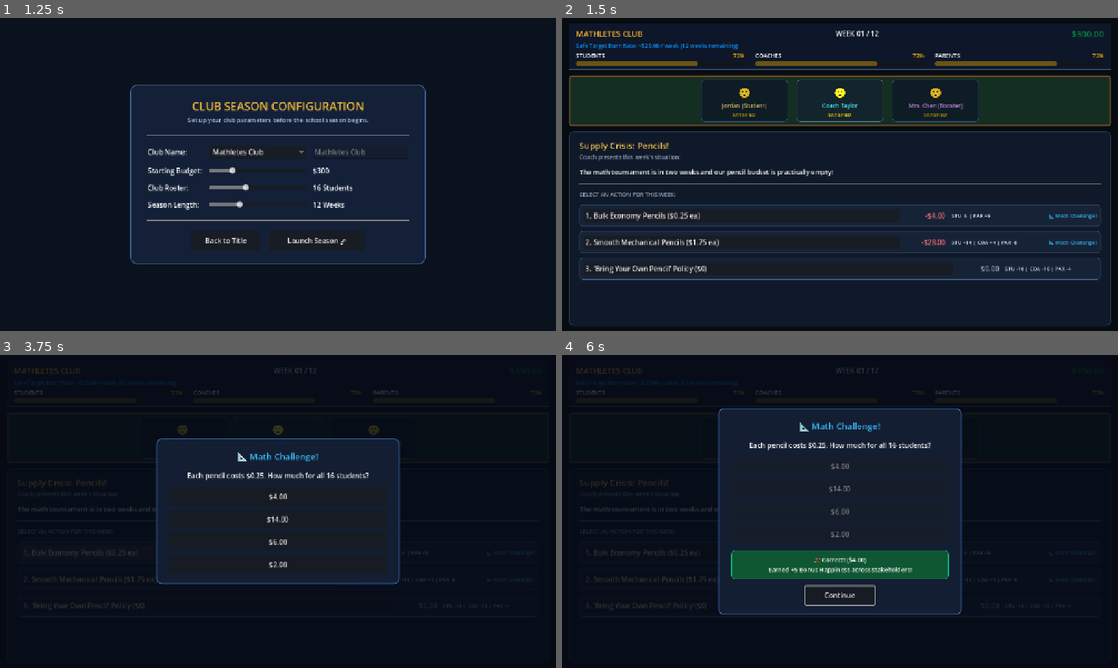
Above: before the commit, frames 1-4 (two rows, left to right).
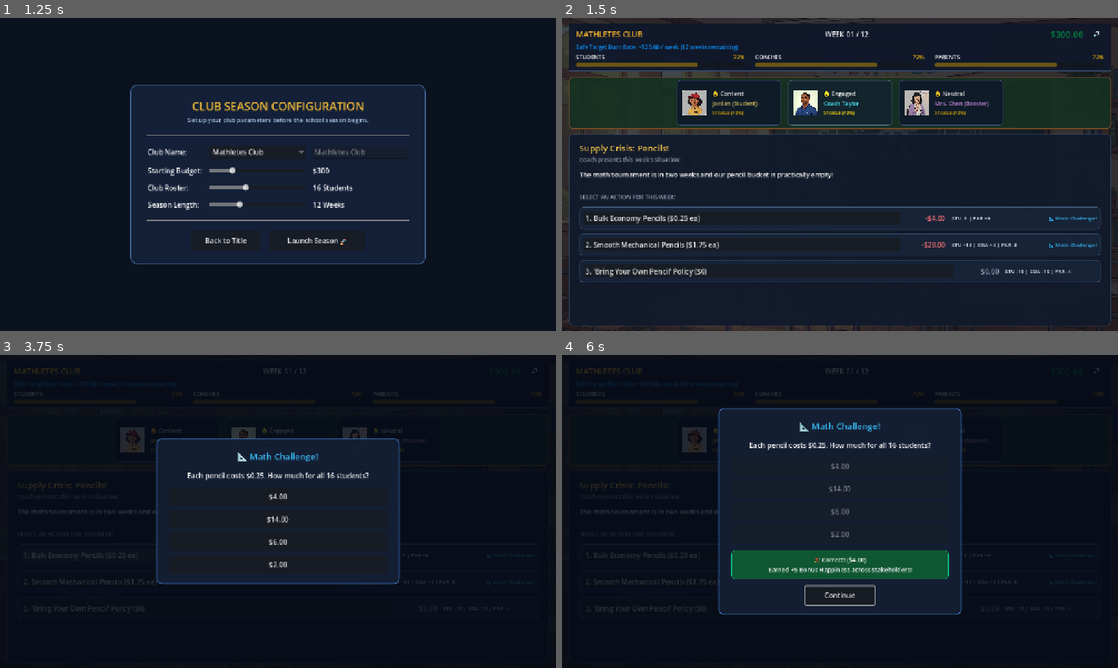
Above: after the commit, the same moments.

Repository: primarykeytech/club-budget-the-game-godot
Game: Godot game, scene res://scenes/main.tscn
Two runs of this game, one before a commit and one after it. Both use one fixed random seed, a clock stepped at 60 frames per second and the inputs below.
Inputs (mouse positions are in pixels of both pictures, inside the frame that each line leads up to):
- Up to frame 1 (1.25 s): click "Start Club Season" at 0.5 s
- Up to frame 2 (1.5 s): click "Launch Season 🚀" at 1.25 s
- Up to frame 3 (3.75 s): click (533, 370) at 2 s, where only the run after the commit has a clickable "🔊"; click (533, 370) at 2.75 s, where only the run after the commit has a clickable "🔇"; click "1. Bulk Economy Pencils ($0.2…" at 3.5 s
- Up to frame 4 (6 s): click "2. Smooth Mechanical Pencils …" at 4.25 s; click "3. 'Bring Your Own Pencil' Po…" at 5 s; click "$4.00" at 5.75 s

Frame 1 is identical in both runs. In frame 2, 20% of the frame differs, in the area x 0-100%, y 0-100%; in frame 3, 1.2%; in frame 4, 0.8%.

Commit message:
feat: complete Phase 3 - character portraits, classroom background, audio manager, and SFX/music assets

Diff:
--- a/project.godot
+++ b/project.godot
@@ -12,6 +12,10 @@
 config/features=PackedStringArray("4.7", "Compatibility")
 run/main_scene="res://scenes/main.tscn"
 
+[autoload]
+
+AudioManager="*res://scripts/audio/audio_manager.gd"
+
 [display]
 
 window/size/viewport_width=1280
--- a/scenes/main.tscn
+++ b/scenes/main.tscn
@@ -1,15 +1,16 @@
-[gd_scene load_steps=12 format=3 uid="uid://b0c8r6q4t2y5m"]
+[gd_scene load_steps=13 format=3 uid="uid://b0c8r6q4t2y5m"]
 
 [ext_resource type="Script" path="res://scripts/ui/game_controller.gd" id="1_controller"]
-[ext_resource type="PackedScene" path="res://scenes/ui/title_screen.tscn" id="2_title"]
-[ext_resource type="PackedScene" path="res://scenes/ui/setup_screen.tscn" id="3_setup"]
-[ext_resource type="PackedScene" path="res://scenes/ui/hud.tscn" id="4_hud"]
-[ext_resource type="PackedScene" path="res://scenes/ui/stage_view.tscn" id="5_stage"]
-[ext_resource type="PackedScene" path="res://scenes/ui/scenario_panel.tscn" id="6_scenario"]
-[ext_resource type="PackedScene" path="res://scenes/ui/modals/math_modal.tscn" id="7_math"]
-[ext_resource type="PackedScene" path="res://scenes/ui/modals/event_modal.tscn" id="8_event"]
-[ext_resource type="PackedScene" path="res://scenes/ui/modals/summary_modal.tscn" id="9_summary"]
-[ext_resource type="PackedScene" path="res://scenes/ui/modals/end_game_modal.tscn" id="10_end"]
+[ext_resource type="Texture2D" path="res://assets/images/backgrounds/classroom_bg.jpg" id="2_bg"]
+[ext_resource type="PackedScene" path="res://scenes/ui/title_screen.tscn" id="3_title"]
+[ext_resource type="PackedScene" path="res://scenes/ui/setup_screen.tscn" id="4_setup"]
+[ext_resource type="PackedScene" path="res://scenes/ui/hud.tscn" id="5_hud"]
+[ext_resource type="PackedScene" path="res://scenes/ui/stage_view.tscn" id="6_stage"]
+[ext_resource type="PackedScene" path="res://scenes/ui/scenario_panel.tscn" id="7_scenario"]
+[ext_resource type="PackedScene" path="res://scenes/ui/modals/math_modal.tscn" id="8_math"]
+[ext_resource type="PackedScene" path="res://scenes/ui/modals/event_modal.tscn" id="9_event"]
+[ext_resource type="PackedScene" path="res://scenes/ui/modals/summary_modal.tscn" id="10_summary"]
+[ext_resource type="PackedScene" path="res://scenes/ui/modals/end_game_modal.tscn" id="11_end"]
 
 [sub_resource type="StyleBoxFlat" id="StyleBoxFlat_main_bg"]
 bg_color = Color(0.027451, 0.0431373, 0.0705882, 1)
@@ -32,10 +33,30 @@
 grow_vertical = 2
 theme_override_styles/panel = SubResource("StyleBoxFlat_main_bg")
 
-[node name="TitleScreen" parent="." instance=ExtResource("2_title")]
+[node name="ClassroomBg" type="TextureRect" parent="."]
+layout_mode = 1
+anchors_preset = 15
+anchor_right = 1.0
+anchor_bottom = 1.0
+grow_horizontal = 2
+grow_vertical = 2
+texture = ExtResource("2_bg")
+expand_mode = 1
+stretch_mode = 6
+
+[node name="DarkOverlay" type="ColorRect" parent="."]
+layout_mode = 1
+anchors_preset = 15
+anchor_right = 1.0
+anchor_bottom = 1.0
+grow_horizontal = 2
+grow_vertical = 2
+color = Color(0.04, 0.07, 0.12, 0.78)
+
+[node name="TitleScreen" parent="." instance=ExtResource("3_title")]
 layout_mode = 1
 
-[node name="SetupScreen" parent="." instance=ExtResource("3_setup")]
+[node name="SetupScreen" parent="." instance=ExtResource("4_setup")]
 visible = false
 layout_mode = 1
 
--- a/scenes/ui/hud.tscn
+++ b/scenes/ui/hud.tscn
@@ -26,6 +26,7 @@
 
 [node name="TopRow" type="HBoxContainer" parent="VBox"]
 layout_mode = 2
+theme_override_constants/separation = 12
 
 [node name="ClubNameLabel" type="Label" parent="VBox/TopRow"]
 layout_mode = 2
@@ -52,6 +53,13 @@
 theme_override_colors/font_color = Color(0.0627451, 0.72549, 0.505882, 1)
 theme_override_font_sizes/font_size = 20
 text = "$300.00"
+
+[node name="MuteButton" type="Button" parent="VBox/TopRow"]
+custom_minimum_size = Vector2(36, 0)
+layout_mode = 2
+tooltip_text = "Toggle Audio Mute (Hotkey: M)"
+text = "🔊"
+flat = true
 
 [node name="BurnRateLabel" type="Label" parent="VBox"]
 layout_mode = 2
--- a/scenes/ui/stage_view.tscn
+++ b/scenes/ui/stage_view.tscn
@@ -1,29 +1,32 @@
-[gd_scene load_steps=4 format=3 uid="uid://dmh5j1h6r2w4q"]
+[gd_scene load_steps=8 format=3 uid="uid://dmh5j1h6r2w4q"]
 
 [ext_resource type="Script" path="res://scripts/ui/stage_view.gd" id="1_stage"]
+[ext_resource type="Texture2D" path="res://assets/images/characters/student_portrait.jpg" id="2_student"]
+[ext_resource type="Texture2D" path="res://assets/images/characters/coach_portrait.jpg" id="3_coach"]
+[ext_resource type="Texture2D" path="res://assets/images/characters/parent_portrait.jpg" id="4_parent"]
 
 [sub_resource type="StyleBoxFlat" id="StyleBoxFlat_stage_bg"]
-content_margin_left = 20.0
-content_margin_top = 10.0
-content_margin_right = 20.0
-content_margin_bottom = 10.0
-bg_color = Color(0.0823529, 0.188235, 0.133333, 0.95)
-border_width_left = 3
-border_width_top = 3
-border_width_right = 3
-border_width_bottom = 3
+content_margin_left = 16.0
+content_margin_top = 8.0
+content_margin_right = 16.0
+content_margin_bottom = 8.0
+bg_color = Color(0.0823529, 0.188235, 0.133333, 0.92)
+border_width_left = 2
+border_width_top = 2
+border_width_right = 2
+border_width_bottom = 2
 border_color = Color(0.439216, 0.286275, 0.14902, 1)
-corner_radius_top_left = 6
-corner_radius_top_right = 6
-corner_radius_bottom_right = 6
-corner_radius_bottom_left = 6
+corner_radius_top_left = 8
+corner_radius_top_right = 8
+corner_radius_bottom_right = 8
+corner_radius_bottom_left = 8
 
 [sub_resource type="StyleBoxFlat" id="StyleBoxFlat_char_card"]
 content_margin_left = 12.0
 content_margin_top = 8.0
 content_margin_right = 12.0
 content_margin_bottom = 8.0
-bg_color = Color(0.0627451, 0.113725, 0.180392, 0.85)
+bg_color = Color(0.0627451, 0.113725, 0.180392, 0.9)
 border_width_left = 1
 border_width_top = 1
 border_width_right = 1
@@ -35,99 +38,129 @@
 corner_radius_bottom_left = 8
 
 [node name="StageView" type="PanelContainer"]
-custom_minimum_size = Vector2(0, 115)
+custom_minimum_size = Vector2(0, 120)
 anchors_preset = 10
 anchor_right = 1.0
-offset_bottom = 115.0
+offset_bottom = 120.0
 grow_horizontal = 2
 theme_override_styles/panel = SubResource("StyleBoxFlat_stage_bg")
 script = ExtResource("1_stage")
 
 [node name="HBox" type="HBoxContainer" parent="."]
 layout_mode = 2
-theme_override_constants/separation = 20
+theme_override_constants/separation = 16
 alignment = 1
 
 [node name="StudentCard" type="PanelContainer" parent="HBox"]
-custom_minimum_size = Vector2(200, 0)
+custom_minimum_size = Vector2(240, 0)
 layout_mode = 2
 theme_override_styles/panel = SubResource("StyleBoxFlat_char_card")
 
-[node name="VBox" type="VBoxContainer" parent="HBox/StudentCard"]
+[node name="Content" type="HBoxContainer" parent="HBox/StudentCard"]
 layout_mode = 2
+theme_override_constants/separation = 12
+
+[node name="Portrait" type="TextureRect" parent="HBox/StudentCard/Content"]
+custom_minimum_size = Vector2(58, 58)
+layout_mode = 2
+size_flags_vertical = 4
+texture = ExtResource("2_student")
+expand_mode = 1
+stretch_mode = 5
+
+[node name="VBox" type="VBoxContainer" parent="HBox/StudentCard/Content"]
+layout_mode = 2
+size_flags_horizontal = 3
 alignment = 1
 
-[node name="AvatarLabel" type="Label" parent="HBox/StudentCard/VBox"]
+[node name="AvatarLabel" type="Label" parent="HBox/StudentCard/Content/VBox"]
 layout_mode = 2
-theme_override_font_sizes/font_size = 28
-text = "🧢"
-horizontal_alignment = 1
+theme_override_font_sizes/font_size = 14
+text = "😃 Thrilled"
 
-[node name="NameLabel" type="Label" parent="HBox/StudentCard/VBox"]
+[node name="NameLabel" type="Label" parent="HBox/StudentCard/Content/VBox"]
 layout_mode = 2
 theme_override_colors/font_color = Color(0.960784, 0.843137, 0.423529, 1)
 theme_override_font_sizes/font_size = 13
 text = "Jordan (Student)"
-horizontal_alignment = 1
 
-[node name="MoodLabel" type="Label" parent="HBox/StudentCard/VBox"]
+[node name="MoodLabel" type="Label" parent="HBox/StudentCard/Content/VBox"]
 layout_mode = 2
 theme_override_font_sizes/font_size = 11
 text = "SATISFIED"
-horizontal_alignment = 1
 
 [node name="CoachCard" type="PanelContainer" parent="HBox"]
-custom_minimum_size = Vector2(200, 0)
+custom_minimum_size = Vector2(240, 0)
 layout_mode = 2
 theme_override_styles/panel = SubResource("StyleBoxFlat_char_card")
 
-[node name="VBox" type="VBoxContainer" parent="HBox/CoachCard"]
+[node name="Content" type="HBoxContainer" parent="HBox/CoachCard"]
 layout_mode = 2
+theme_override_constants/separation = 12
+
+[node name="Portrait" type="TextureRect" parent="HBox/CoachCard/Content"]
+custom_minimum_size = Vector2(58, 58)
+layout_mode = 2
+size_flags_vertical = 4
+texture = ExtResource("3_coach")
+expand_mode = 1
+stretch_mode = 5
+
+[node name="VBox" type="VBoxContainer" parent="HBox/CoachCard/Content"]
+layout_mode = 2
+size_flags_horizontal = 3
 alignment = 1
 
-[node name="AvatarLabel" type="Label" parent="HBox/CoachCard/VBox"]
+[node name="AvatarLabel" type="Label" parent="HBox/CoachCard/Content/VBox"]
 layout_mode = 2
-theme_override_font_sizes/font_size = 28
-text = "👓"
-horizontal_alignment = 1
+theme_override_font_sizes/font_size = 14
+text = "😄 Confident"
 
-[node name="NameLabel" type="Label" parent="HBox/CoachCard/VBox"]
+[node name="NameLabel" type="Label" parent="HBox/CoachCard/Content/VBox"]
 layout_mode = 2
 theme_override_colors/font_color = Color(0.25098, 0.74902, 0.94902, 1)
 theme_override_font_sizes/font_size = 13
 text = "Coach Taylor"
-horizontal_alignment = 1
 
-[node name="MoodLabel" type="Label" parent="HBox/CoachCard/VBox"]
+[node name="MoodLabel" type="Label" parent="HBox/CoachCard/Content/VBox"]
 layout_mode = 2
 theme_override_font_sizes/font_size = 11
 text = "SATISFIED"
-horizontal_alignment = 1
 
 [node name="ParentCard" type="PanelContainer" parent="HBox"]
-custom_minimum_size = Vector2(200, 0)
+custom_minimum_size = Vector2(240, 0)
 layout_mode = 2
 theme_override_styles/panel = SubResource("StyleBoxFlat_char_card")
 
-[node name="VBox" type="VBoxContainer" parent="HBox/ParentCard"]
+[node name="Content" type="HBoxContainer" parent="HBox/ParentCard"]
 layout_mode = 2
+theme_override_constants/separation = 12
+
+[node name="Portrait" type="TextureRect" parent="HBox/ParentCard/Content"]
+custom_minimum_size = Vector2(58, 58)
+layout_mode = 2
+size_flags_vertical = 4
+texture = ExtResource("4_parent")
+expand_mode = 1
+stretch_mode = 5
+
+[node name="VBox" type="VBoxContainer" parent="HBox/ParentCard/Content"]
+layout_mode = 2
+size_flags_horizontal = 3
 alignment = 1
 
-[node name="AvatarLabel" type="Label" parent="HBox/ParentCard/VBox"]
+[node name="AvatarLabel" type="Label" parent="HBox/ParentCard/Content/VBox"]
 layout_mode = 2
-theme_override_font_sizes/font_size = 28
-text = "☕"
-horizontal_alignment = 1
+theme_override_font_sizes/font_size = 14
+text = "😊 Supportive"
 
-[node name="NameLabel" type="Label" parent="HBox/ParentCard/VBox"]
+[node name="NameLabel" type="Label" parent="HBox/ParentCard/Content/VBox"]
 layout_mode = 2
 theme_override_colors/font_color = Color(0.85098, 0.580392, 0.94902, 1)
 theme_override_font_sizes/font_size = 13
 text = "Mrs. Chen (Booster)"
-horizontal_alignment = 1
 
-[node name="MoodLabel" type="Label" parent="HBox/ParentCard/VBox"]
+[node name="MoodLabel" type="Label" parent="HBox/ParentCard/Content/VBox"]
 layout_mode = 2
 theme_override_font_sizes/font_size = 11
 text = "SATISFIED"
-horizontal_alignment = 1
--- /dev/null
+++ b/scripts/audio/audio_manager.gd
@@ -0,0 +1,75 @@
+extends Node
+
+signal mute_toggled(is_muted: bool)
+
+var sfx_streams := {
+	"select": preload("res://assets/audio/sfx/select.wav"),
+	"confirm": preload("res://assets/audio/sfx/confirm.wav"),
+	"cash": preload("res://assets/audio/sfx/cash.wav"),
+	"alarm": preload("res://assets/audio/sfx/alarm.wav"),
+	"correct": preload("res://assets/audio/sfx/correct.wav"),
+	"game_over": preload("res://assets/audio/sfx/game_over.wav"),
+	"victory": preload("res://assets/audio/sfx/victory.wav"),
+}
+
+var music_stream: AudioStream = preload("res://assets/audio/music/theme_music.wav")
+
+var sfx_player: AudioStreamPlayer
+var music_player: AudioStreamPlayer
+var is_muted: bool = false
+
+func _ready() -> void:
+	sfx_player = AudioStreamPlayer.new()
+	sfx_player.bus = "Master"
+	add_child(sfx_player)
+
+	music_player = AudioStreamPlayer.new()
+	music_player.bus = "Master"
+	music_player.stream = music_stream
+	# Enable loop on music if supported
+	if music_stream is AudioStreamWAV:
+		(music_stream as AudioStreamWAV).loop_mode = AudioStreamWAV.LOOP_FORWARD
+	add_child(music_player)
+
+	# Auto-start cozy music
+	play_music()
+
+func play_sfx(sound_name: String) -> void:
+	if is_muted:
+		return
+	if sfx_streams.has(sound_name):
+		# Create a short-lived one-shot player for polyphonic overlapping sounds
+		var player := AudioStreamPlayer.new()
+		player.stream = sfx_streams[sound_name]
+		player.bus = "Master"
+		add_child(player)
+		player.finished.connect(player.queue_free)
+		player.play()
+
+func play_music() -> void:
+	if is_muted:
+		return
+	if not music_player.playing:
+		music_player.play()
+
+func stop_music() -> void:
+	music_player.stop()
+
+func toggle_mute() -> bool:
+	set_muted(not is_muted)
+	return is_muted
+
+func set_muted(mute: bool) -> void:
+	is_muted = mute
+	AudioServer.set_bus_mute(AudioServer.get_bus_index("Master"), is_muted)
+	if is_muted:
+		music_player.stop()
+	else:
+		music_player.play()
+	mute_toggled.emit(is_muted)
+
+func _unhandled_input(event: InputEvent) -> void:
+	if event is InputEventKey and event.pressed and not event.echo:
+		if event.keycode == KEY_M:
+			toggle_mute()
+			get_viewport().set_input_as_handled()
--- a/scripts/ui/game_controller.gd
+++ b/scripts/ui/game_controller.gd
@@ -20,7 +20,6 @@
 var pending_choice: Choice = null
 
 func _ready() -> void:
-
 	title_screen.start_pressed.connect(_on_title_start)
 	setup_screen.setup_confirmed.connect(_on_setup_confirmed)
 	setup_screen.back_pressed.connect(_on_setup_back)
@@ -33,6 +32,10 @@
 
 	_show_title()
 
+func _play_sfx(sound_name: String) -> void:
+	if has_node("/root/AudioManager"):
+		get_node("/root/AudioManager").play_sfx(sound_name)
+
 func _show_title() -> void:
 	title_screen.visible = true
 	setup_screen.visible = false
@@ -40,13 +43,16 @@
 	_hide_all_modals()
 
 func _on_title_start() -> void:
+	_play_sfx("confirm")
 	title_screen.visible = false
 	setup_screen.visible = true
 
 func _on_setup_back() -> void:
+	_play_sfx("select")
 	_show_title()
 
 func _on_setup_confirmed(club_name: String, budget: float, students: int, weeks: int) -> void:
+	_play_sfx("confirm")
 	state = ClubState.new(club_name, budget, students, weeks, 72.0)
 	scenario_mgr.start_season(weeks, true)
 
@@ -63,12 +69,14 @@
 	# Check for random unexpected event (weeks 3, 6, 9...)
 	var event: GameEvent = scenario_mgr.get_event_if_triggered(state.current_week, state)
 	if event != null:
+		_play_sfx("alarm")
 		var outcome := state.apply_event(event)
 		hud.update_hud(state)
 		stage_view.update_stage("Coach", state.happiness)
 
 		var loss_check := state.check_immediate_loss()
 		if loss_check["lost"]:
+			_play_sfx("game_over")
 			end_game_modal.open_game_over(loss_check["reason"], state)
 			return
 
@@ -77,6 +85,7 @@
 		_load_scenario()
 
 func _on_event_dismissed() -> void:
+	_play_sfx("select")
 	_load_scenario()
 
 func _load_scenario() -> void:
@@ -89,6 +98,7 @@
 	if current_scenario == null or index >= current_scenario.choices.size():
 		return
 
+	_play_sfx("select")
 	pending_choice = current_scenario.choices[index]
 
 	if pending_choice.math_challenge != null:
@@ -97,6 +107,10 @@
 		_resolve_choice(null)
 
 func _on_math_resolved(was_correct: bool) -> void:
+	if was_correct:
+		_play_sfx("correct")
+	else:
+		_play_sfx("alarm")
 	_resolve_choice(was_correct)
 
 func _resolve_choice(math_correct: Variant) -> void:
@@ -104,36 +118,47 @@
 		return
 
 	var outcome := state.apply_choice(pending_choice, math_correct)
+	var net_cash: float = float(outcome["net_cash"])
+	if net_cash > 0.0:
+		_play_sfx("cash")
+	elif net_cash < 0.0:
+		_play_sfx("select")
+
 	hud.update_hud(state)
 	stage_view.update_stage(pending_choice.reaction, state.happiness)
 
 	var loss_check := state.check_immediate_loss()
 	if loss_check["lost"]:
+		_play_sfx("game_over")
 		end_game_modal.open_game_over(loss_check["reason"], state)
 		return
 
 	summary_modal.open_summary(
 		pending_choice.reaction,
-		float(outcome["net_cash"]),
+		net_cash,
 		outcome["effects"],
 		state.budget
 	)
 
 func _on_summary_dismissed() -> void:
+	_play_sfx("select")
 	state.advance_week()
 
 	# Check victory or season completion
 	if state.is_season_finished():
 		var vic_check := state.check_victory()
 		if vic_check["won"]:
+			_play_sfx("victory")
 			end_game_modal.open_victory(vic_check["message"], state)
 		else:
+			_play_sfx("game_over")
 			end_game_modal.open_game_over(vic_check["message"], state)
 		return
 
 	_start_current_week()
 
 func _on_restart_requested() -> void:
+	_play_sfx("confirm")
 	_hide_all_modals()
 	gameplay_view.visible = false
 	setup_screen.visible = true
--- a/scripts/ui/hud.gd
+++ b/scripts/ui/hud.gd
@@ -4,6 +4,7 @@
 @onready var club_name_label: Label = $VBox/TopRow/ClubNameLabel
 @onready var week_label: Label = $VBox/TopRow/WeekLabel
 @onready var budget_label: Label = $VBox/TopRow/BudgetLabel
+@onready var mute_btn: Button = $VBox/TopRow/MuteButton
 @onready var burn_rate_label: Label = $VBox/BurnRateLabel
 
 @onready var student_bar: ProgressBar = $VBox/MoraleRow/StudentCol/StudentBar
@@ -14,6 +15,24 @@
 
 @onready var parent_bar: ProgressBar = $VBox/MoraleRow/ParentCol/ParentBar
 @onready var parent_pct_label: Label = $VBox/MoraleRow/ParentCol/Header/ParentPctLabel
+
+func _ready() -> void:
+	mute_btn.pressed.connect(_on_mute_pressed)
+	if has_node("/root/AudioManager"):
+		var audio = get_node("/root/AudioManager")
+		audio.mute_toggled.connect(_on_mute_state_changed)
+		_update_mute_icon(audio.is_muted)
+
+func _on_mute_pressed() -> void:
+	if has_node("/root/AudioManager"):
+		var audio = get_node("/root/AudioManager")
+		audio.toggle_mute()
+
+func _on_mute_state_changed(is_muted: bool) -> void:
+	_update_mute_icon(is_muted)
+
+func _update_mute_icon(is_muted: bool) -> void:
+	mute_btn.text = "🔇" if is_muted else "🔊"
 
 func update_hud(state: ClubState, animated: bool = true) -> void:
 	club_name_label.text = state.club_name.to_upper()
--- a/scripts/ui/stage_view.gd
+++ b/scripts/ui/stage_view.gd
@@ -2,19 +2,19 @@
 extends PanelContainer
 
 @onready var student_card: PanelContainer = $HBox/StudentCard
-@onready var student_mood_label: Label = $HBox/StudentCard/VBox/MoodLabel
-@onready var student_avatar: Label = $HBox/StudentCard/VBox/AvatarLabel
-@onready var student_badge: Label = $HBox/StudentCard/VBox/NameLabel
+@onready var student_mood_label: Label = $HBox/StudentCard/Content/VBox/MoodLabel
+@onready var student_avatar: Label = $HBox/StudentCard/Content/VBox/AvatarLabel
+@onready var student_badge: Label = $HBox/StudentCard/Content/VBox/NameLabel
 
 @onready var coach_card: PanelContainer = $HBox/CoachCard
-@onready var coach_mood_label: Label = $HBox/CoachCard/VBox/MoodLabel
-@onready var coach_avatar: Label = $HBox/CoachCard/VBox/AvatarLabel
-@onready var coach_badge: Label = $HBox/CoachCard/VBox/NameLabel
+@onready var coach_mood_label: Label = $HBox/CoachCard/Content/VBox/MoodLabel
+@onready var coach_avatar: Label = $HBox/CoachCard/Content/VBox/AvatarLabel
+@onready var coach_badge: Label = $HBox/CoachCard/Content/VBox/NameLabel
 
 @onready var parent_card: PanelContainer = $HBox/ParentCard
-@onready var parent_mood_label: Label = $HBox/ParentCard/VBox/MoodLabel
-@onready var parent_avatar: Label = $HBox/ParentCard/VBox/AvatarLabel
-@onready var parent_badge: Label = $HBox/ParentCard/VBox/NameLabel
+@onready var parent_mood_label: Label = $HBox/ParentCard/Content/VBox/MoodLabel
+@onready var parent_avatar: Label = $HBox/ParentCard/Content/VBox/AvatarLabel
+@onready var parent_badge: Label = $HBox/ParentCard/Content/VBox/NameLabel
 
 func update_stage(speaker: String, happiness_dict: Dictionary) -> void:
 	var speaker_clean := speaker.to_lower().strip_edges()
@@ -25,32 +25,32 @@
 	_set_speaker_highlight(parent_card, speaker_clean == "parent")
 
 	# Update emotional statuses and avatars
-	_update_card_mood(student_mood_label, student_avatar, float(happiness_dict.get("students", 70.0)), ["😃", "🙂", "😟", "😭"])
-	_update_card_mood(coach_mood_label, coach_avatar, float(happiness_dict.get("coaches", 70.0)), ["😄", "🙂", "😓", "😫"])
-	_update_card_mood(parent_mood_label, parent_avatar, float(happiness_dict.get("parents", 70.0)), ["😊", "🙂", "🤨", "😡"])
+	_update_card_mood(student_mood_label, student_avatar, float(happiness_dict.get("students", 70.0)), ["😃 Thrilled", "🙂 Content", "😟 Worried", "😭 Mutiny"])
+	_update_card_mood(coach_mood_label, coach_avatar, float(happiness_dict.get("coaches", 70.0)), ["😄 Confident", "🙂 Engaged", "😓 Burnt Out", "😫 Resigned"])
+	_update_card_mood(parent_mood_label, parent_avatar, float(happiness_dict.get("parents", 70.0)), ["😊 Supportive", "🙂 Neutral", "🤨 Concerned", "😡 Boycott"])
 
 func _set_speaker_highlight(card: PanelContainer, is_speaking: bool) -> void:
 	if is_speaking:
 		card.modulate = Color(1.2, 1.2, 1.0, 1.0) # Subtle glow
-		card.scale = Vector2(1.03, 1.03)
+		card.scale = Vector2(1.02, 1.02)
 	else:
-		card.modulate = Color(0.85, 0.85, 0.85, 1.0)
+		card.modulate = Color(0.88, 0.88, 0.88, 1.0)
 		card.scale = Vector2(1.0, 1.0)
 
-func _update_card_mood(mood_lbl: Label, avatar_lbl: Label, score: float, emoji_set: Array) -> void:
+func _update_card_mood(mood_lbl: Label, avatar_lbl: Label, score: float, status_set: Array) -> void:
 	if score >= 80.0:
-		mood_lbl.text = "THRILLED"
+		mood_lbl.text = "EXCELLENT (%d%%)" % int(score)
 		mood_lbl.modulate = Color("#10b981") # Green
-		avatar_lbl.text = emoji_set[0]
+		avatar_lbl.text = status_set[0]
 	elif score >= 50.0:
-		mood_lbl.text = "SATISFIED"
+		mood_lbl.text = "STABLE (%d%%)" % int(score)
 		mood_lbl.modulate = Color("#eab308") # Yellow
-		avatar_lbl.text = emoji_set[1]
+		avatar_lbl.text = status_set[1]
 	elif score >= 40.0:
-		mood_lbl.text = "STRESSED"
+		mood_lbl.text = "STRAINED (%d%%)" % int(score)
 		mood_lbl.modulate = Color("#f97316") # Orange
-		avatar_lbl.text = emoji_set[2]
+		avatar_lbl.text = status_set[2]
 	else:
-		mood_lbl.text = "MUTINY / CRISIS"
+		mood_lbl.text = "CRITICAL (%d%%)" % int(score)
 		mood_lbl.modulate = Color("#ef4444") # Red
-		avatar_lbl.text = emoji_set[3]
+		avatar_lbl.text = status_set[3]
Not shown, added: assets/audio/music/theme_music.wav.import
Not shown, added: assets/audio/sfx/alarm.wav.import
Not shown, added: assets/audio/sfx/cash.wav.import
Not shown, added: assets/audio/sfx/confirm.wav.import
Not shown, added: assets/audio/sfx/correct.wav.import
Not shown, added: assets/audio/sfx/game_over.wav.import
Not shown, added: assets/audio/sfx/select.wav.import
Not shown, added: assets/audio/sfx/victory.wav.import
Binary file added: assets/images/backgrounds/classroom_bg.jpg
Not shown, added: assets/images/backgrounds/classroom_bg.jpg.import
Binary file added: assets/images/characters/coach_portrait.jpg
Not shown, added: assets/images/characters/coach_portrait.jpg.import
(and 17 more such lines)
